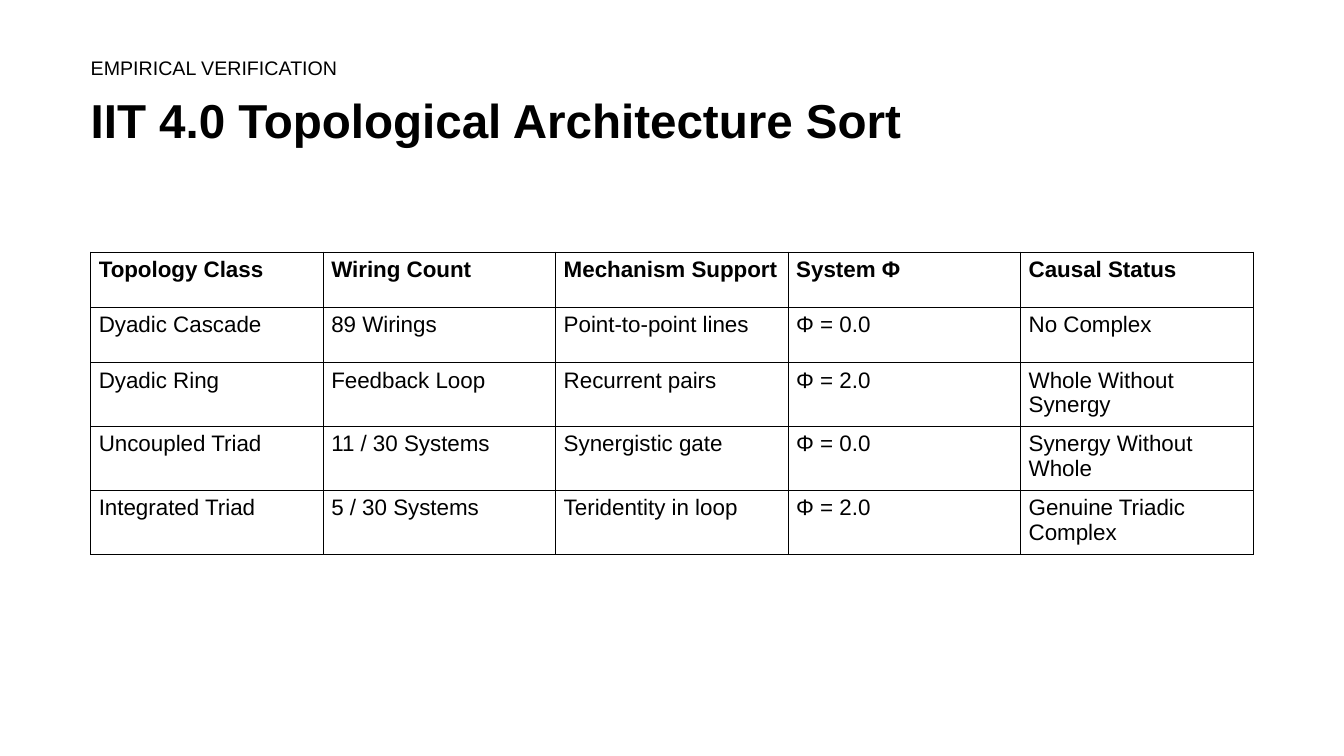
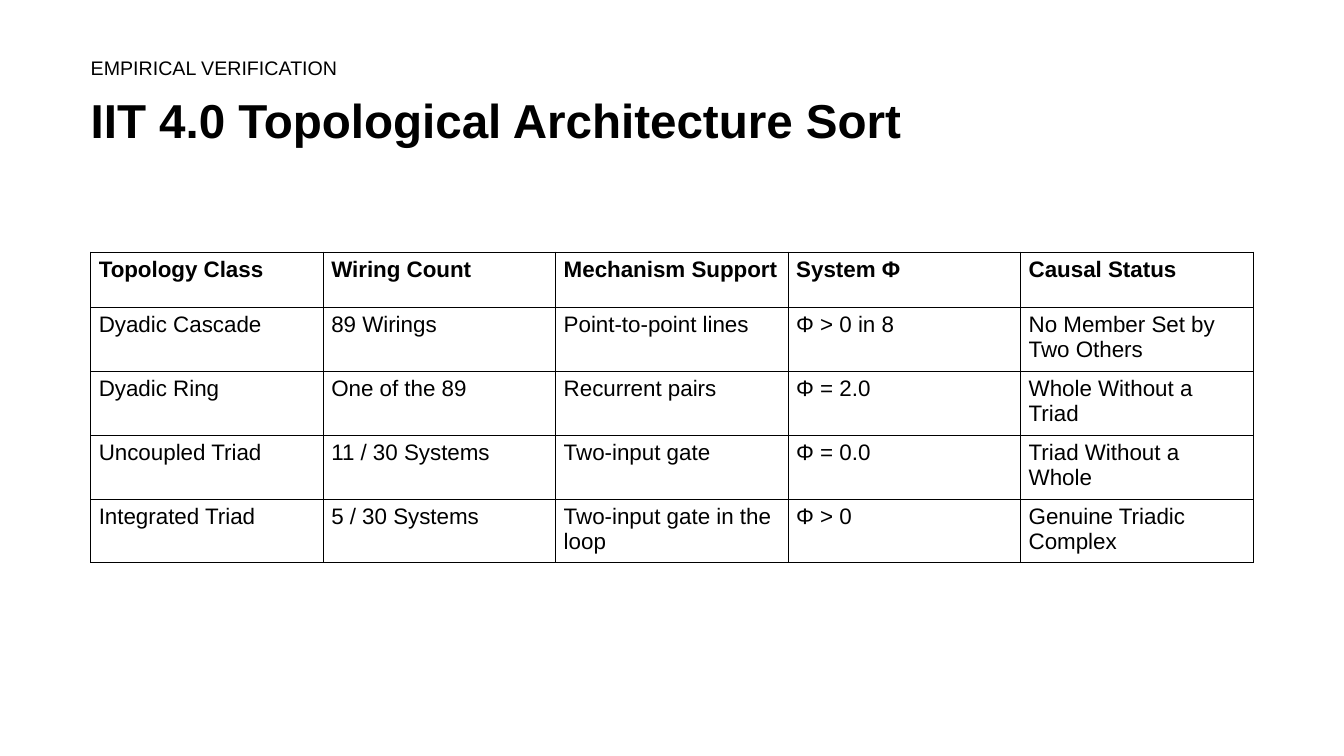
Before and after one commit to rogerSuperBuilderAlpha/algorithmacy-lab, a slide deck: slide 14 of submissions/triadic_reduction/talk/deck.pptx. Drawn at 1344x756 pixels with LibreOffice and Linux fonts; fonts in the diff are those of the drawing. Boxes give left, top, right and bottom in pixels: in the first picture for what was removed or moved away, otherwise in the second. Text is boxed around its words. In the diff, an @@ line names an element or a change of style, - is before the commit and + after.

```diff
--- a/submissions/triadic_reduction/talk/deck.pptx
+++ b/submissions/triadic_reduction/talk/deck.pptx
@@ table at (x1=91, y1=252, x2=1255, y2=558) @@
-row 2, column 4: Φ = 0.0
+row 2, column 4: Φ > 0 in 8
-row 2, column 5: No Complex
+row 2, column 5: No Member Set by Two Others
-row 3, column 2: Feedback Loop
+row 3, column 2: One of the 89
-row 3, column 5: Whole Without Synergy
+row 3, column 5: Whole Without a Triad
-row 4, column 3: Synergistic gate
+row 4, column 3: Two-input gate
-row 4, column 5: Synergy Without Whole
+row 4, column 5: Triad Without a Whole
-row 5, column 3: Teridentity in loop
+row 5, column 3: Two-input gate in the loop
-row 5, column 4: Φ = 2.0
+row 5, column 4: Φ > 0
```
Also in this commit, not shown: 1 other slide changed, 7 other files.
